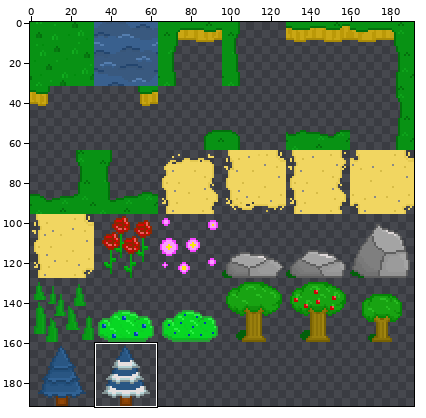
Two states of a sprite sheet, images/plains_tileset.png. The picture above shows the old version from afar; the outline marks the close-up.
Close-up. The starting point:
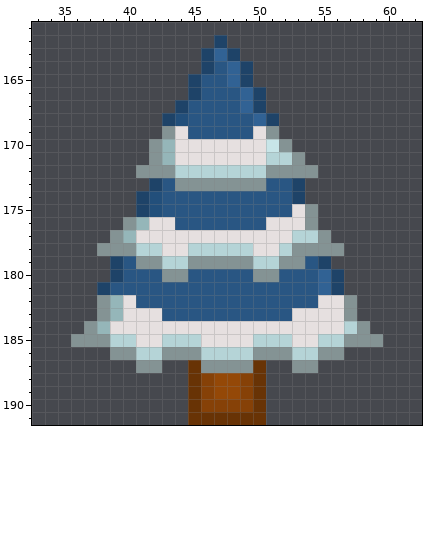
The file is 192x192 pixels. Colours within 5 levels of each other are drawn and written as one. Shown: x 33..62, y 161..191. The commit also changed other parts of the picture, which this record leaves out.
And afterwards:
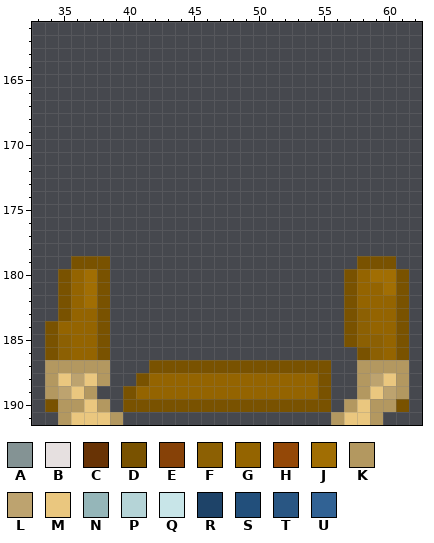
Palette (. is transparent): A #849394  B #e6e0e0  C #683305  D #795200  E #864107  F #8c6003  G #946400  H #944807  J #a16e03  K #b39860  L #bda36f  M #eac77f  N #95b6b9  P #b5d4d7  Q #c8e5e8  R #1e4368  S #224f7b  T #295683  U #316294
Edits made:
@@ x 33..62 @@
 161 ..............................
-162 ..............R...............
-163 .............RUR..............
-164 .............RTUR.............
-165 ............RTTUR.............
-166 ............RTTTUR............
-167 ...........RTTTTUR............
-168 ..........RSTTTTTUR...........
-169 ..........ABTTTTTBA...........
-170 .........ANBBBBBBBQA..........
-171 .........ANBBBBBBBPPA.........
-172 ........AAAPPPPPPPAAAA........
-173 .........RTAAAAAAATTR.........
-174 ........RSTTTTTTTTTTR.........
-175 ........RSTTTTTTTTTTBA........
-176 .......ANBBTTTTTTTBBBA........
-177 ......ANBBBBBBBBBBBBPPA.......
-178 .....AAAPPBBPPPPPBBPAAAA......
-179 ......RTAAPPAAAAAPPAATR.......
-180 ......RTTTAATTTTTAATTTUR......
-181 .....RTTTTTTTTTTTTTTTTUR......
-182 .....ANBTTTTTTTTTTTTTTBBA.....
-183 .....ANBBBTTTTTTTTTTBBBBA.....
-184 ....ANBBBBBBBBBBBBBBBBBBPA....
-185 ...AAAPPBBPPPBBBBPPPBBPPAAA...
-186 ......AAPPAAAPPPPAAAPPAA......
-187 ........AA..CAAAAC..AA........
-188 ............CEHHEC............
-189 ............CEHHEC............
-190 ............CEEEEC............
-191 ............CCCCCC............
+162 ..............................
+163 ..............................
+164 ..............................
+165 ..............................
+166 ..............................
+167 ..............................
+168 ..............................
+169 ..............................
+170 ..............................
+171 ..............................
+172 ..............................
+173 ..............................
+174 ..............................
+175 ..............................
+176 ..............................
+177 ..............................
+178 ..............................
+179 ...DDD...................DDD..
+180 ..DGJD..................DGJJD.
+181 ..DGJD..................DGGJD.
+182 ..DGJD..................DGGGD.
+183 ..DGGD..................DFGGD.
+184 .DGGGD..................DFGGD.
+185 .DFGGD..................DFFGD.
+186 .DFGGD...................DFGD.
+187 .KKKKK...DDDDDDDDDDDDDD..KKKK.
+188 .KMLMK..DGGGGGGGGGGGGGD..KLMK.
+189 .KLMK..DGGGGGGGGGGGGGGD..KMLK.
+190 .DKKMK.DDDDDDDDDDDDDDDD.KMKKD.
+191 ..KMMMK................KMMK...
